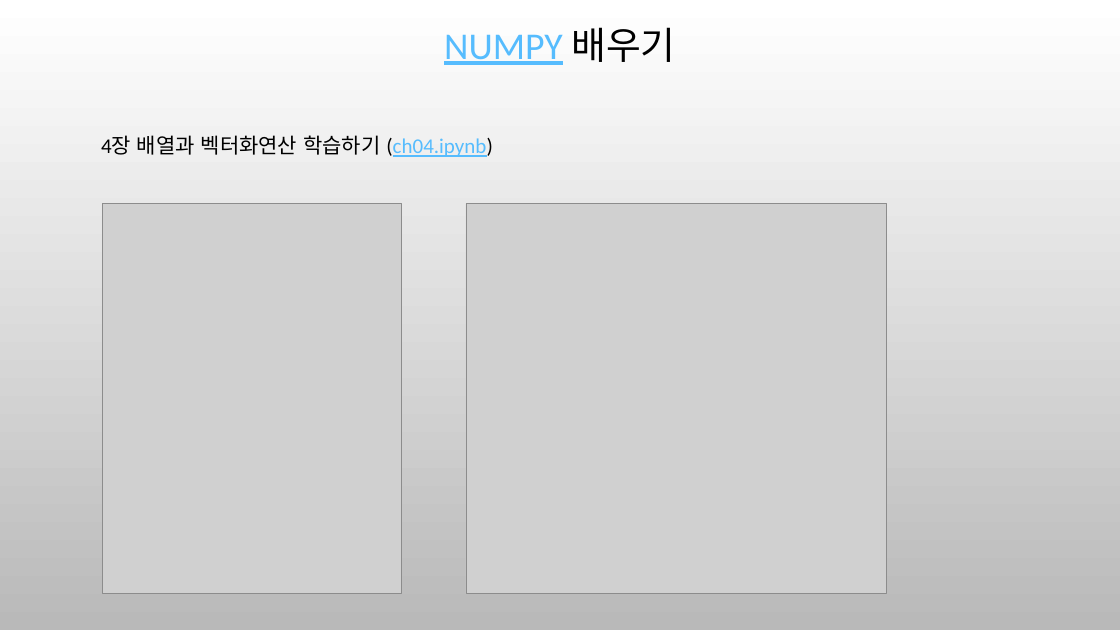
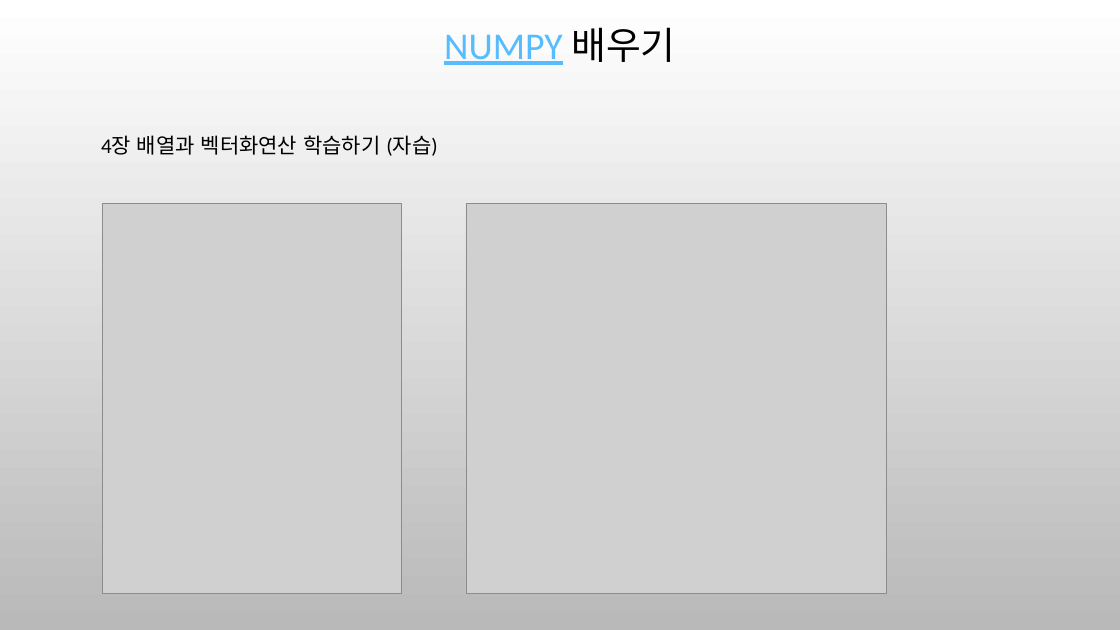
Before and after one commit to ancestor9/mathematics-for-machine-learning, a slide deck: slide 9 of 6_Matrix_vectors.pptx. Drawn at 1120x630 pixels with LibreOffice and Linux fonts; fonts in the diff are those of the drawing; grey boxes stand for pictures; background and template pictures are left out. Boxes give left, top, right and bottom in pixels: in the first picture for what was removed or moved away, otherwise in the second. Text is boxed around its words. In the diff, an @@ line names an element or a change of style, - is before the commit and + after.

```diff
--- a/6_Matrix_vectors.pptx
+++ b/6_Matrix_vectors.pptx
@@ text at <box>101,135,437,156</box>: text changed @@
-4장 배열과 벡터화연산 학습하기 (ch04.ipynb)
+4장 배열과 벡터화연산 학습하기 (자습)
```
Also in this commit, not shown: 2 other slides changed, 6 slides added, 4 slides removed, 1 other file.
